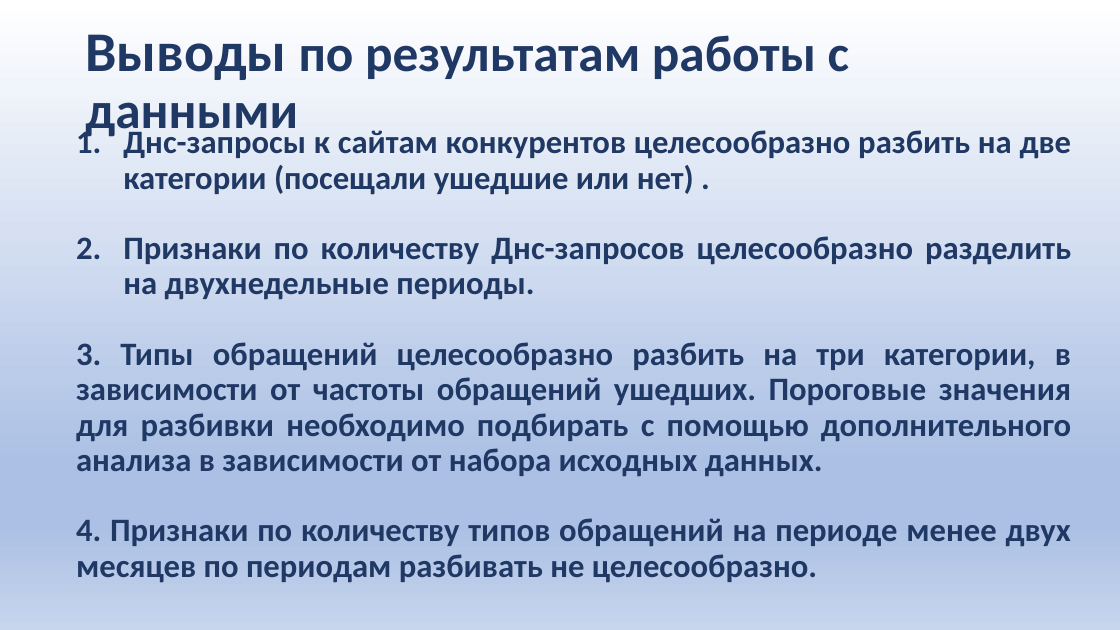
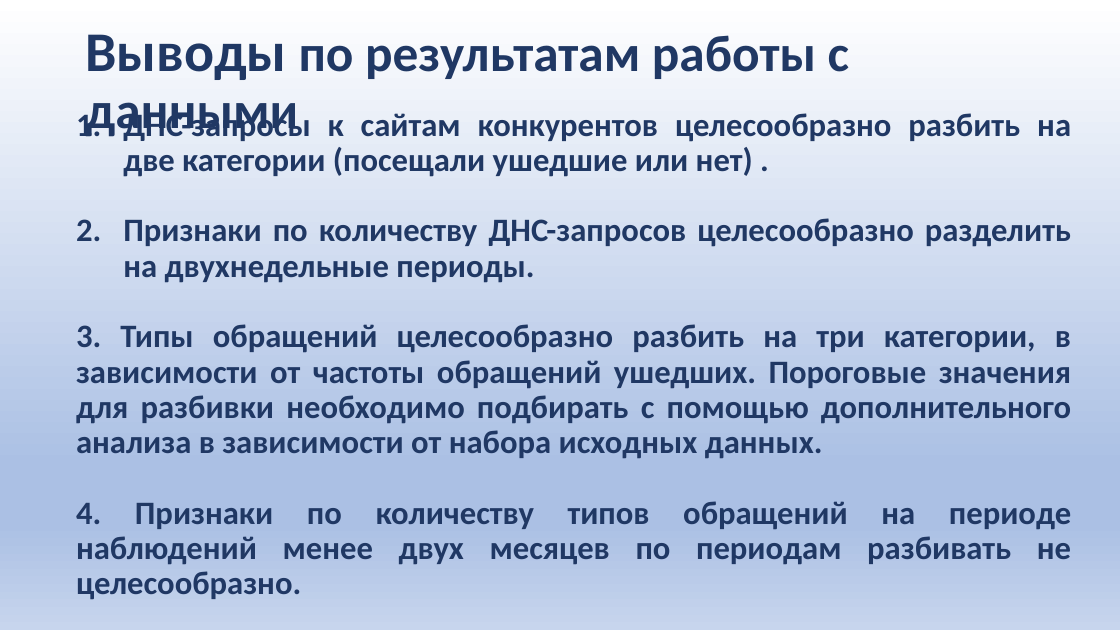
Before and after one commit to Alexwert3/rep_kareliya, a slide deck: slide 9 of Карелия_2022_Верт-Миллер.pptx. Drawn at 1120x630 pixels with LibreOffice and Linux fonts; fonts in the diff are those of the drawing. Boxes give left, top, right and bottom in pixels: in the first picture for what was removed or moved away, otherwise in the second. Text is boxed around its words. In the diff, an @@ line names an element or a change of style, - is before the commit and + after.

```diff
--- a/Карелия_2022_Верт-Миллер.pptx
+++ b/Карелия_2022_Верт-Миллер.pptx
@@ text at <box>123,109,1071,283</box>: text changed @@
-1. Днс-запросы к сайтам конкурентов целесообразно разбить на две категории (посещали ушедшие или нет) .
-2. Признаки по количеству Днс-запросов целесообразно разделить на двухнедельные периоды.
+1. ДНС-запросы к сайтам конкурентов целесообразно разбить на две категории (посещали ушедшие или нет) .
+2. Признаки по количеству ДНС-запросов целесообразно разделить на двухнедельные периоды.
@@ text at <box>76,501,1071,599</box>: text changed @@
-4. Признаки по количеству типов обращений на периоде менее двух месяцев по периодам разбивать не целесообразно.
+4. Признаки по количеству типов обращений на периоде наблюдений менее двух месяцев по периодам разбивать не целесообразно.
```
Also in this commit, not shown: 1 other slide changed, 1 slide added.
